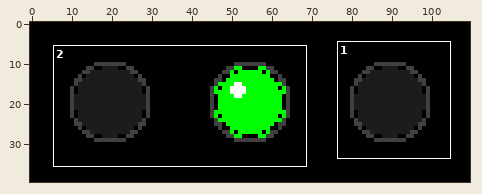
Sprite sheet, stored at assets/images/led/10_green_solid.gif. Above: a wide view before the commit, with the close-up outlined.
Close-up. As it was:
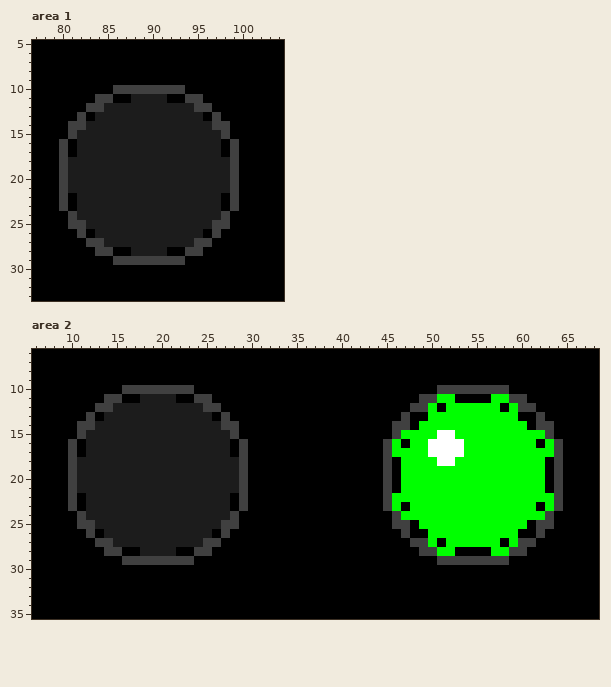
The file is 110x40 pixels. Shown: area 1: x 77..104, y 5..33; area 2: x 6..68, y 6..35.
Now the later version:
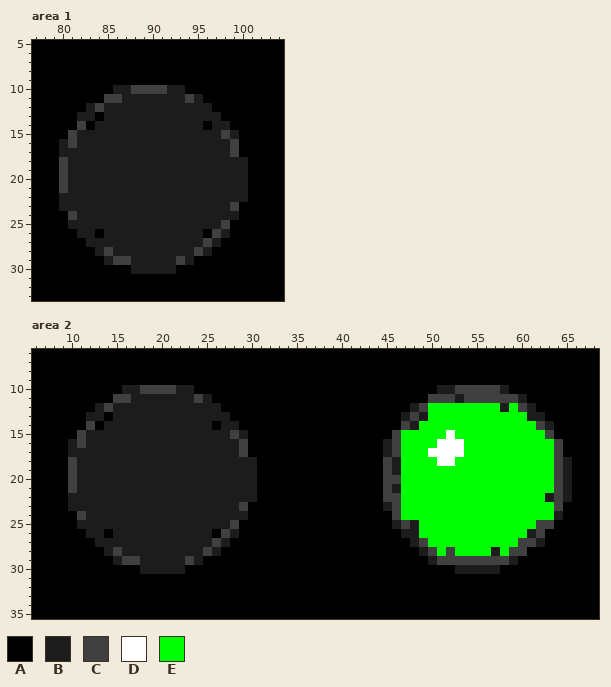
Palette (. is transparent): A #000000  B #1c1c1c  C #404040  D #ffffff  E #00ff00
The edit:
Area 1:
Colour A replaces colour B in row 13 at x 84; in row 14 at x 83 and 96; in row 26 at x 84.
Colour A replaces colour C in row 11 at x 84; in row 14 at x 81.
Colour B replaces colour A in row 11 at x 87 and 92 to 93; in row 13 at x 83 and 96; in row 15 at x 99; in row 16 at x 98; in row 17 at x 81 and 98; in rows 18 to 21 at x 100.
Colour B replaces colour A in row 22 at x 81, 98 and 100; in row 23 at x 81 and 98; in row 24 at x 99; in row 26 at x 83 and 98; in row 27 at x 97; in row 28 at x 86 to 87, 92 to 93 and 96.
Colour B replaces colour A in row 29 at x 85 and 94; in row 30 at x 88 to 92.
Colour B replaces colour C in row 10 at x 86 to 87 and 92 to 93; in row 11 at x 95; in row 12 at x 83 and 95 to 96; in row 13 at x 82 and 97; in row 14 at x 97 to 98; in rows 16 to 17 at x 80.
Colour B replaces colour C in rows 18 to 21 at x 99; in row 22 at x 80 and 99; in row 23 at x 80; in row 24 at x 98; in row 25 at x 81 to 82 and 97; in row 26 at x 82.
Colour B replaces colour C in row 27 at x 83 to 84 and 95; in row 28 at x 84 and 94; in row 29 at x 88 to 92.
Colour C replaces colour A in row 11 at x 86; in row 16 at x 81.
Area 2:
Colour A replaces colour B in row 13 at x 14; in row 14 at x 13 and 26; in row 26 at x 14.
Colour A replaces colour C in row 11 at x 14 and 49; in row 14 at x 11 and 46.
Colour B replaces colour A in row 11 at x 17, 22 to 23 and 53; in row 12 at x 58; in row 13 at x 13, 26, 49 and 61; in row 14 at x 48; in row 15 at x 29; in row 16 at x 28.
Colour B replaces colour A in row 17 at x 11 and 28; in rows 18 to 19 at x 30, 46 and 65; in row 20 at x 30 and 65; in row 21 at x 30, 46 and 65; in row 22 at x 11, 28, 30 and 65; in row 23 at x 11 and 28.
Colour B replaces colour A in row 24 at x 29 and 64; in row 25 at x 48; in row 26 at x 13, 28, 48 and 61; in row 27 at x 27 and 62; in row 28 at x 16 to 17, 22 to 23 and 26; in row 29 at x 15, 24, 50 and 59.
Colour B replaces colour A in row 30 at x 18 to 22 and 53 to 57.
Colour B replaces colour C in row 10 at x 16 to 17, 22 to 23, 51 to 52 and 58; in row 11 at x 25 and 60; in row 12 at x 13, 25 to 26, 48 and 61; in row 13 at x 12, 27, 47 and 62; in row 14 at x 27 to 28 and 63; in rows 16 to 17 at x 10 and 45.
Colour B replaces colour C in rows 18 to 21 at x 29; in row 22 at x 10 and 29; in row 23 at x 10 and 45; in row 24 at x 28; in row 25 at x 11 to 12, 27 and 46; in row 26 at x 12 and 47.
Colour B replaces colour C in row 27 at x 13 to 14, 25 and 48; in row 28 at x 14, 24 and 49; in row 29 at x 18 to 22.
Colour B replaces colour E in row 22 at x 63; in row 28 at x 57.
Colour C replaces colour A in row 11 at x 16 and 54 to 56; in row 13 at x 48; in row 16 at x 11; in row 20 at x 46.
Colour C replaces colour E in row 11 at x 51 to 52 and 57 to 58; in rows 16 to 17 at x 46; in rows 22 to 23 at x 46; in row 28 at x 52.
Colour E replaces colour A in row 12 at x 51; in row 13 at x 60; in row 14 at x 61; in row 16 at x 47 and 62; in rows 18 to 21 at x 63; in row 23 at x 47 and 62.
Colour E replaces colour A in row 25 at x 61; in row 26 at x 49 and 60; in row 27 at x 51 and 58; in row 28 at x 53 to 56.
Colour E replaces colour C in row 24 at x 63.
Colour E replaces colour D in row 15 at x 51; in row 16 at x 50.
